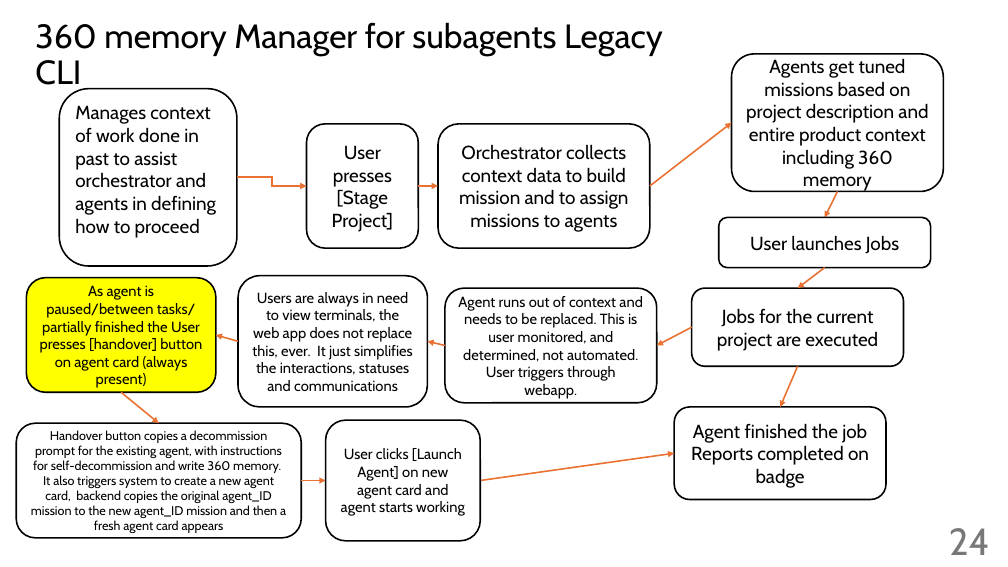
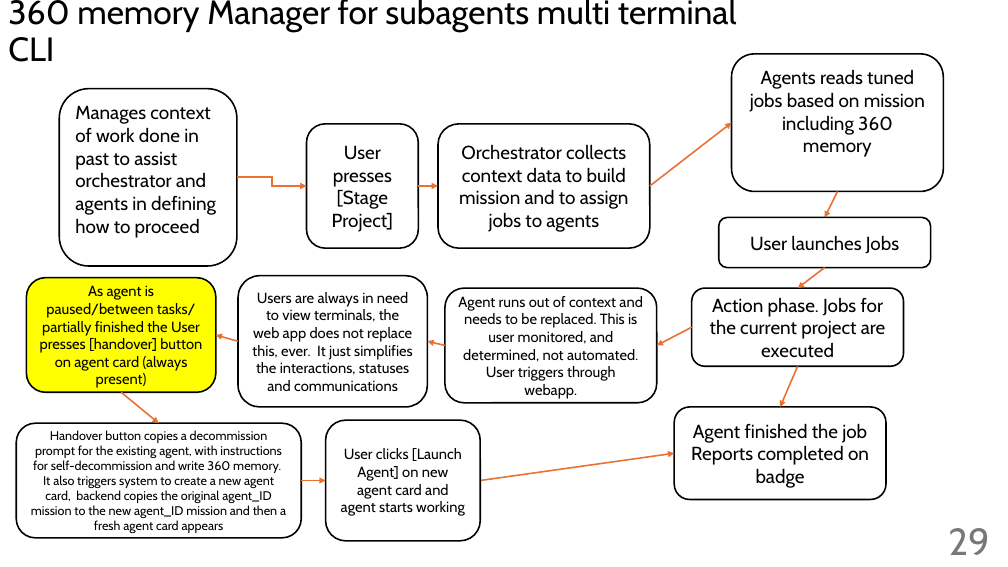
Before and after one commit to giljoai/GiljoAI_MCP, a slide deck: slide 29 of handovers/Reference_docs/giljoai workflow.pptx (slide 24 before the commit). Drawn at 1008x567 pixels with LibreOffice and Linux fonts; fonts in the diff are those of the drawing. Boxes give left, top, right and bottom in pixels: in the first picture for what was removed or moved away, otherwise in the second. Text is boxed around its words. In the diff, an @@ line names an element or a change of style, - is before the commit and + after.

```diff
--- a/handovers/Reference_docs/giljoai workflow.pptx
+++ b/handovers/Reference_docs/giljoai workflow.pptx
@@ title at box(8, 0, 737, 62): text changed @@
-360 memory Manager for subagents Legacy CLI
+360 memory Manager for subagents multi terminal CLI
@@ text in rounded rectangle at box(750, 70, 925, 157): text changed @@
-Agents get tuned missions based on project description and entire product context including 360 memory
+Agents reads tuned jobs based on mission including 360 memory
@@ text in rounded rectangle at box(459, 144, 629, 232): text changed @@
-Orchestrator collects context data to build mission and to assign missions to agents
+Orchestrator collects context data to build mission and to assign jobs to agents
@@ text in rounded rectangle at box(710, 298, 886, 358): text changed @@
-Jobs for the current project are executed
+Action phase. Jobs for the current project are executed
@@ page number at box(948, 528, 989, 555): text changed @@
-24
+29
```
Also in this commit, not shown: 12 other slides changed, 9 slides added, 32 other files.
